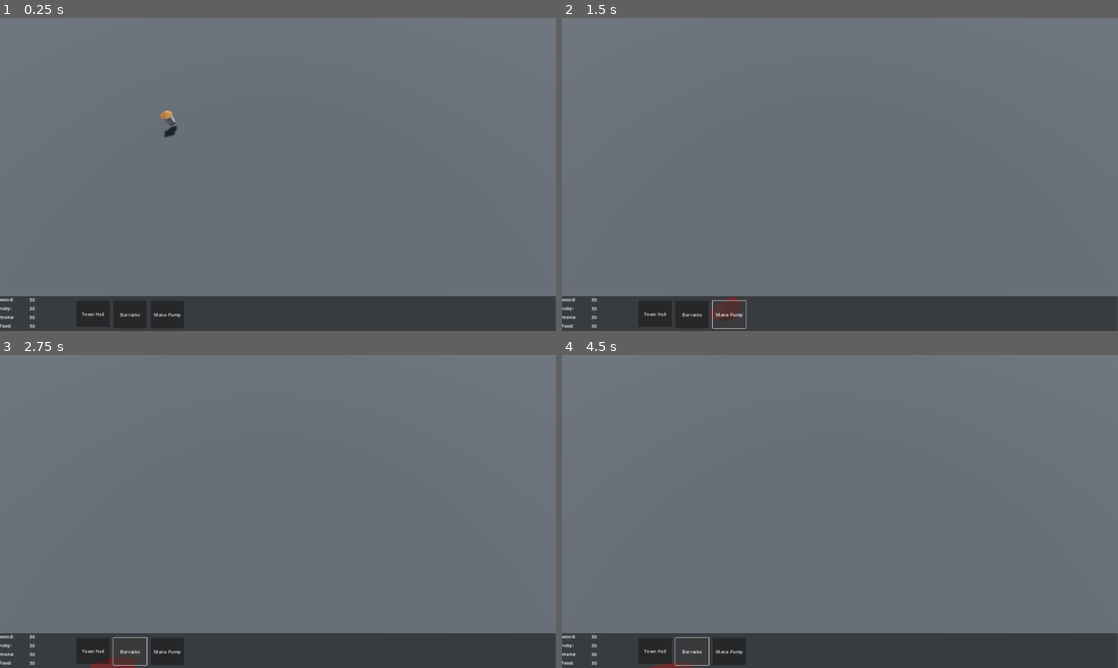
Above: before the commit, frames 1-4 (two rows, left to right).
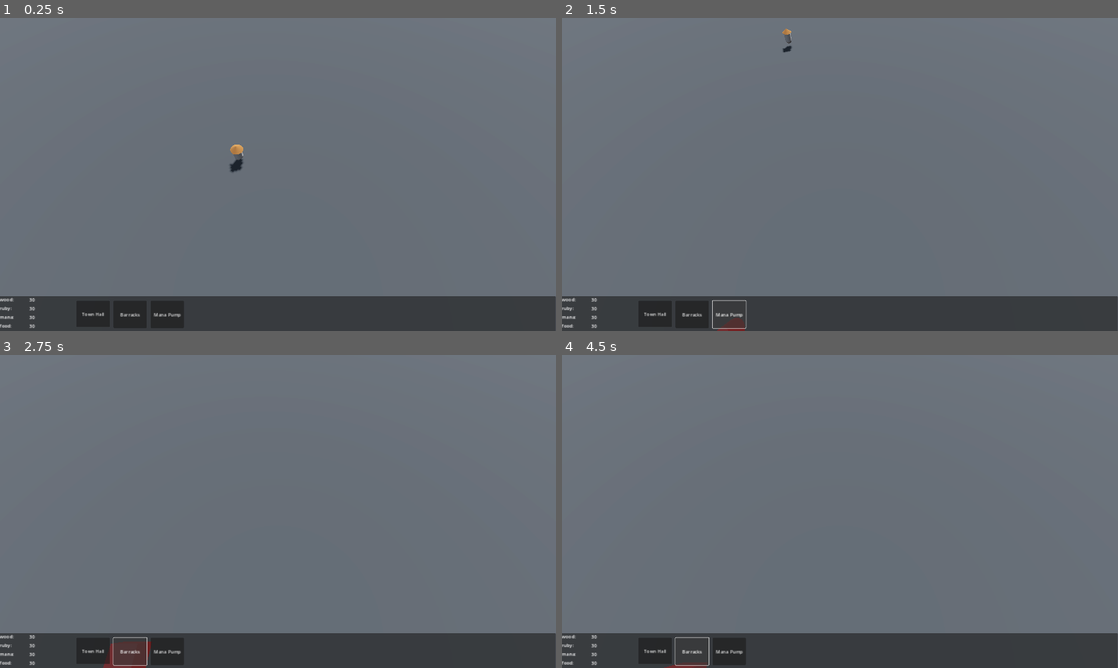
Above: after the commit, the same moments.

Repository: ItsRhysNotRhys/OathKeeper
Game: Godot game, scene res://Scenes/Maps/Test.tscn
Two runs of this game, one before a commit and one after it. Both use one fixed random seed, a clock stepped at 60 frames per second and the inputs below.
Inputs:
- Up to frame 1 (0.25 s): no input
- Up to frame 2 (1.5 s): click "Town Hall" at 0.5 s; click "Mana Pump" at 1.25 s
- Up to frame 3 (2.75 s): click "Barracks" at 2 s
- Up to frame 4 (4.5 s): click "Town Hall" at 2.75 s; click "Mana Pump" at 3.5 s; click "Barracks" at 4.25 s

The runs differ from the first frame. In frame 1, 0.3% of the frame differs, in the area x 28-44%, y 29-50%; in frame 2, 0.1%; in frame 3, 0.1%; in frame 4, less than 0.1%.

Commit message:
Fixed camera speeds

Diff:
--- a/Scenes/Maps/Test.tscn
+++ b/Scenes/Maps/Test.tscn
@@ -48,5 +48,6 @@
 
 [node name="Camera" parent="." instance=ExtResource("2_145ms")]
 transform = Transform3D(1, 0, 0, 0, 1, 0, 0, 0, 1, 0, 10, 5)
+sensitivity = 10.0
 
 [node name="Control" parent="." instance=ExtResource("3_arkqv")]
--- a/Scripts/CameraControls.gd
+++ b/Scripts/CameraControls.gd
@@ -1,8 +1,7 @@
 extends Node3D
 
 # Sensitivity factors for mouse movement.
-var sensitivity_x = 0.5
-var sensitivity_y = 0.5
+@export var sensitivity = 0.5
 var zoom_sensitivity = 2.0
 var RAY_LENGTH = 1000
 # Threshold distance from the edge of the screen to start moving the camera.
@@ -27,8 +26,8 @@
 
 	# Apply the calculated direction to the camera's position, with sensitivity adjustments.
 	if mouse_position.x < edge_threshold or mouse_position.x > viewport_size.x - edge_threshold or mouse_position.y < edge_threshold or mouse_position.y > viewport_size.y - edge_threshold:
-		position.x += direction.x * sensitivity_x
-		position.z += direction.y * sensitivity_y # In Godot 3D, Z is often used for forward/backward movement.
+		position.x += direction.x * sensitivity * delta
+		position.z += direction.y * sensitivity * delta # In Godot 3D, Z is often used for forward/backward movement.
 
 	#zoom controls
 	if Input.is_action_just_pressed("scroll_up"):
